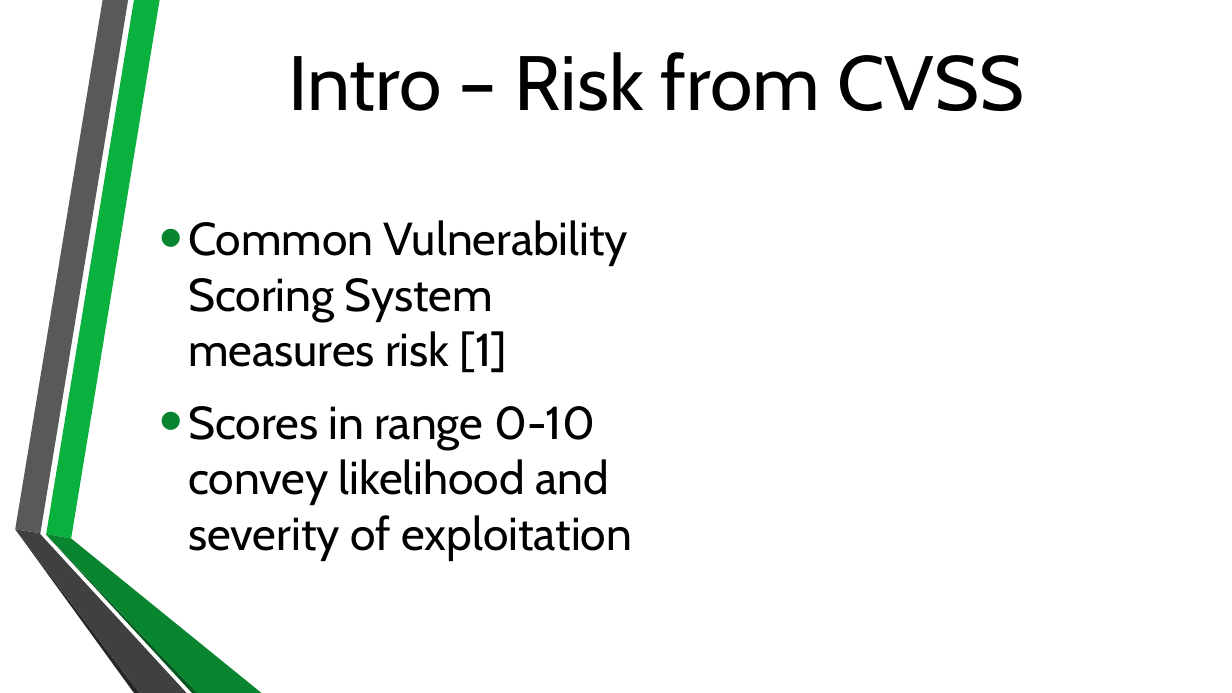
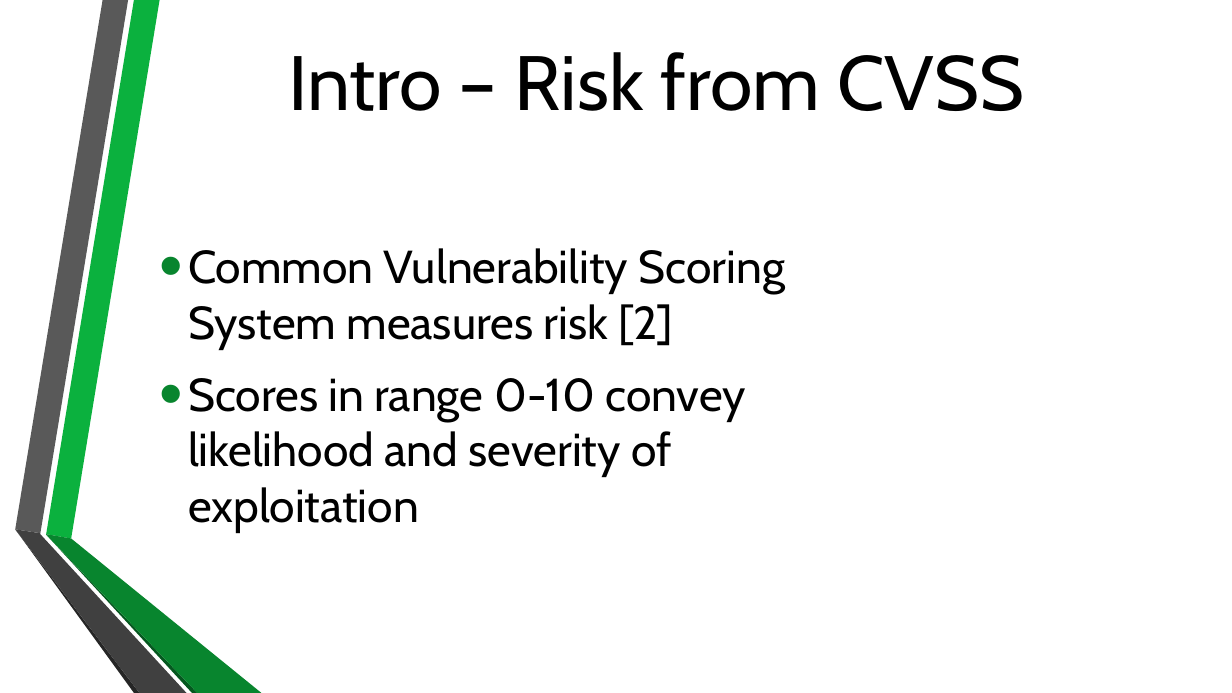
Before and after one commit to BenChurch/Winter2017, a slide deck: slide 5 of CISC848/Implementation/Presentation/CvssEquationRecasting.pptx. Drawn at 1232x693 pixels with LibreOffice and Linux fonts; fonts in the diff are those of the drawing; background and template pictures are left out. Boxes give left, top, right and bottom in pixels: in the first picture for what was removed or moved away, otherwise in the second. Text is boxed around its words. In the diff, an @@ line names an element or a change of style, - is before the commit and + after.

```diff
--- a/CISC848/Implementation/Presentation/CvssEquationRecasting.pptx
+++ b/CISC848/Implementation/Presentation/CvssEquationRecasting.pptx
@@ text at <box>188,248,785,350</box>: text changed @@
-• Common Vulnerability Scoring System measures risk [1]
+• Common Vulnerability Scoring System measures risk [2]
```
Also in this commit, not shown: 18 other slides changed, 1 slide added, 2 other files.
